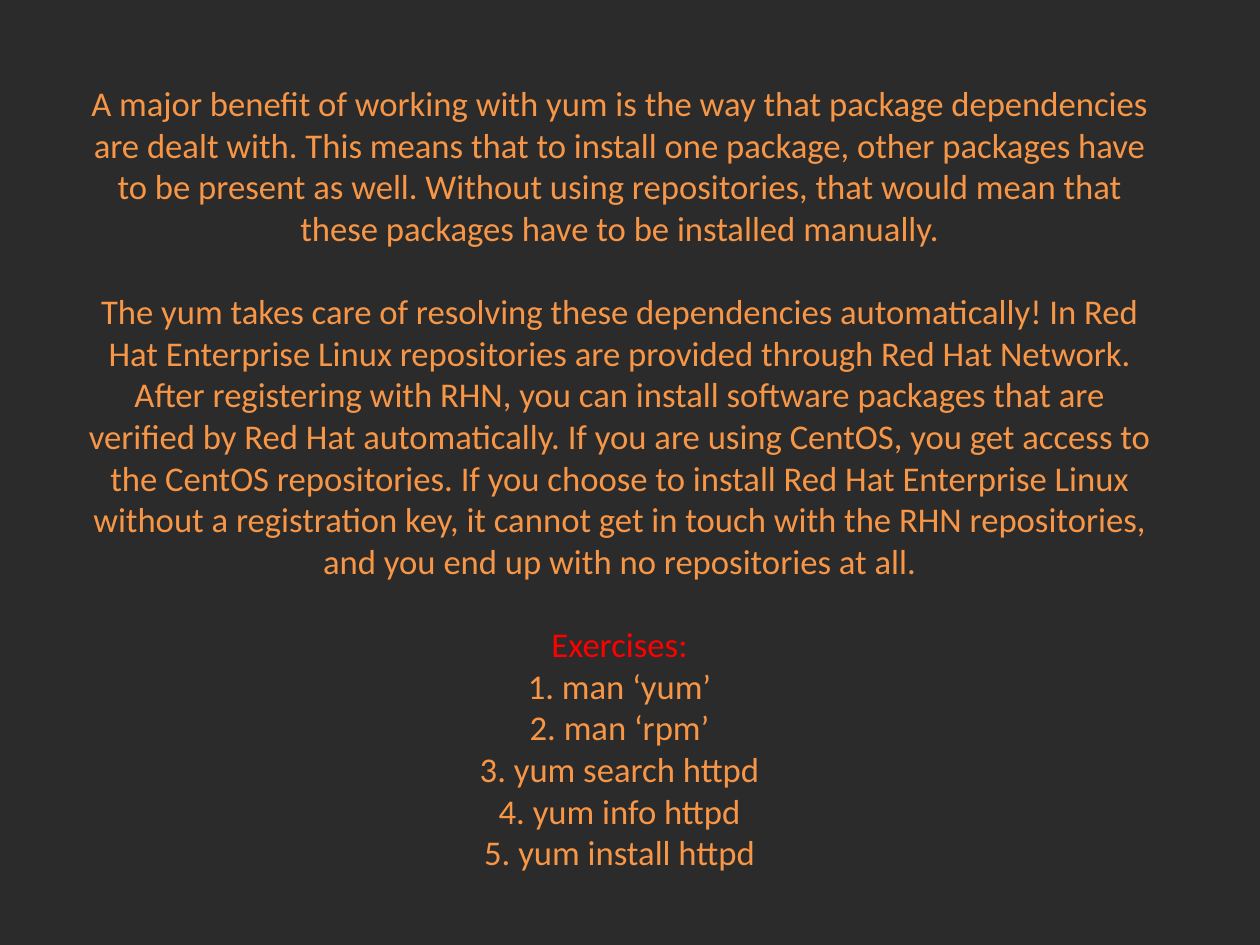
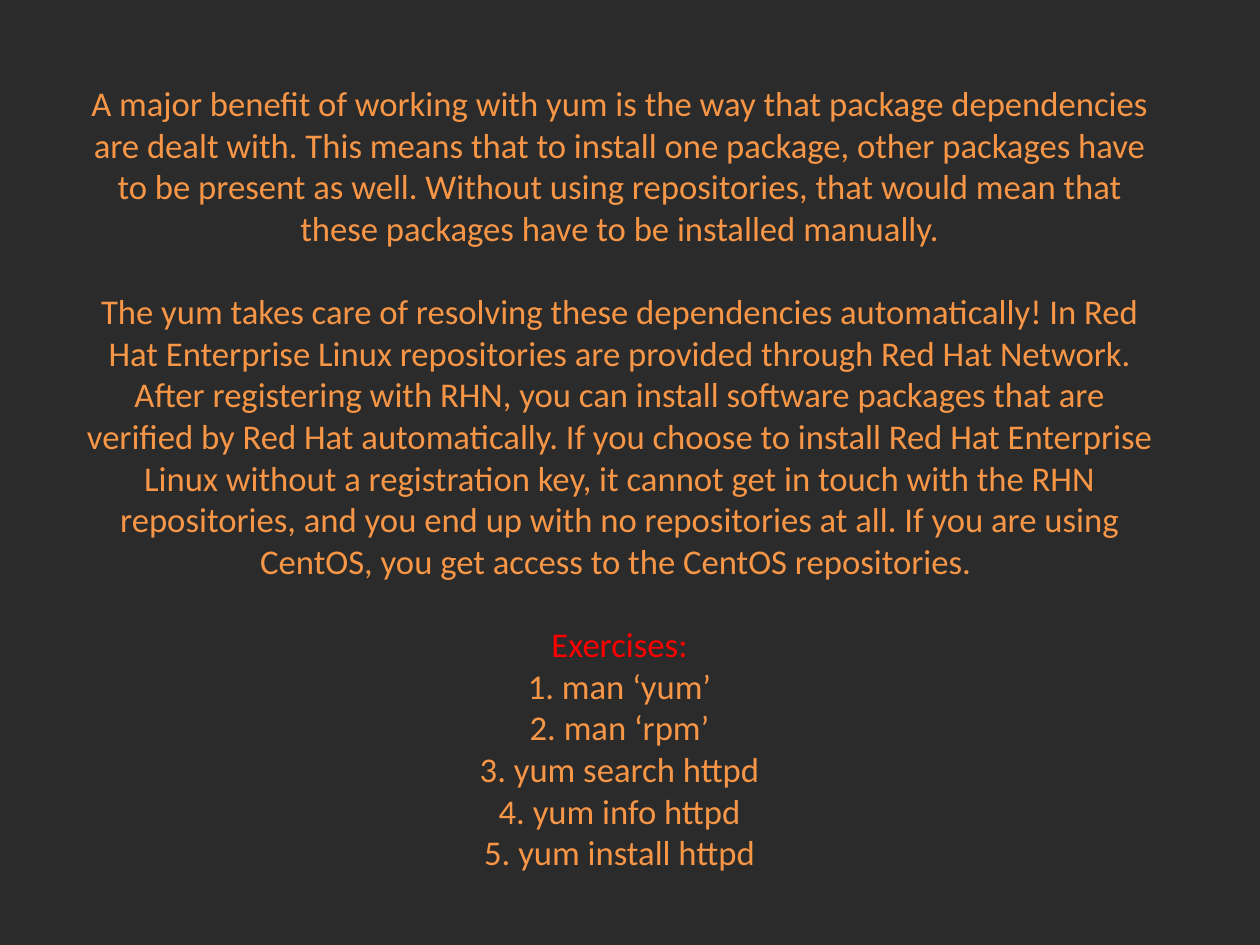
Before and after one commit to Academy-Soft-Intellect/Linux-Course, a slide deck: slide 3 of 9.SoftwareManagementAndCron/09-SoftwareManagementAndCron.pptx. Drawn at 1260x945 pixels with LibreOffice and Linux fonts; fonts in the diff are those of the drawing; background and template pictures are left out; a plain dark background stands for a picture behind light text. Boxes give left, top, right and bottom in pixels: in the first picture for what was removed or moved away, otherwise in the second. Text is boxed around its words. In the diff, an @@ line names an element or a change of style, - is before the commit and + after.

Commit message:
Finishing cron and software repos.

```diff
--- a/9.SoftwareManagementAndCron/09-SoftwareManagementAndCron.pptx
+++ b/9.SoftwareManagementAndCron/09-SoftwareManagementAndCron.pptx
@@ title at bbox=[87, 92, 1152, 871]: text changed @@
-A major benefit of working with yum is the way that package dependencies are dealt with. This means that to install one package, other packages have to be present as well. Without using repositories, that would mean that these packages have to be installed manually.
-The yum takes care of resolving these dependencies automatically! In Red Hat Enterprise Linux repositories are provided through Red Hat Network. After registering with RHN, you can install software packages that are verified by Red Hat automatically. If you are using CentOS, you get access to the CentOS repositories. If you choose to install Red Hat Enterprise Linux without a registration key, it cannot get in touch with the RHN repositories, and you end up with no repositories at all.
-Exercises:
-1. man ‘yum’
-2. man ‘rpm’
-3. yum search httpd
-4. yum info httpd
-5. yum install httpd
+A major benefit of working with yum is the way that package dependencies are dealt with. This means that to install one package, other packages have to be present as well. Without using repositories, that would mean that these packages have to be installed manually.
+The yum takes care of resolving these dependencies automatically! In Red Hat Enterprise Linux repositories are provided through Red Hat Network. After registering with RHN, you can install software packages that are verified by Red Hat automatically. If you choose to install Red Hat Enterprise Linux without a registration key, it cannot get in touch with the RHN repositories, and you end up with no repositories at all. If you are using CentOS, you get access to the CentOS repositories.
+Exercises:
+1. man ‘yum’
+2. man ‘rpm’
+3. yum search httpd
+4. yum info httpd
+5. yum install httpd
```
Also in this commit, not shown: 4 other slides changed, 5 slides added, 1 other file.
